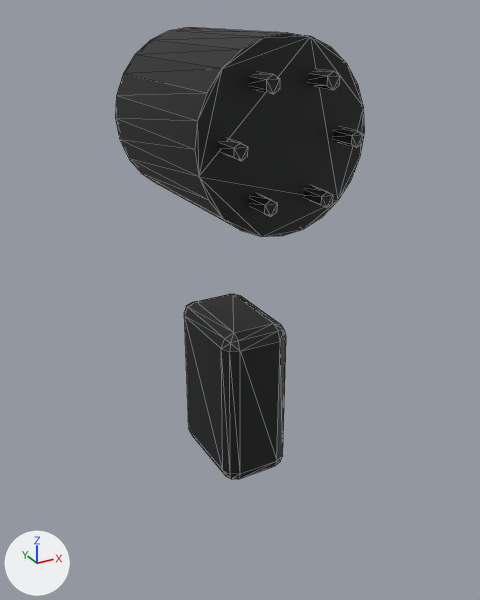
One commit to the COLLADA model src/raptor_description/meshes/raptor/right_shin_link__graphite.dae: the scene before it, then after it.
Camera for both pictures: a 50 mm camera at (-0.172, -0.32, 0.057) aimed at (0.005, 0.002, -0.104). Lighting does not change. The marker at lower left points along +X, +Y and +Z. The first picture is the older version. Mesh edges are drawn as thin lines.

In view in the first picture: 'mesh0-node', 'mesh13-node' and 6 more.
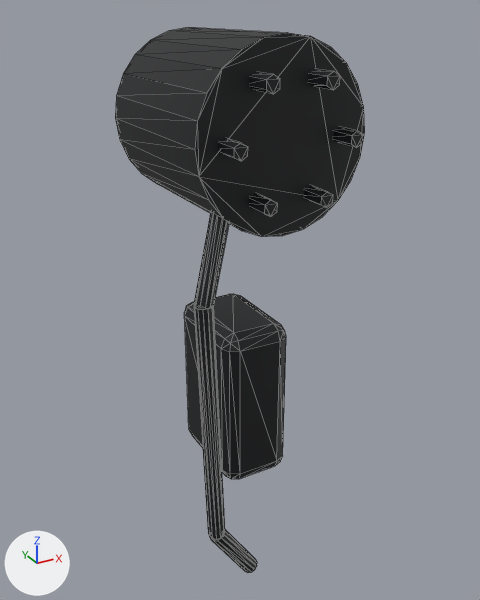
Patch to the scene script:
```diff
--- a/src/raptor_description/meshes/raptor/right_shin_link__graphite.dae.py
+++ b/src/raptor_description/meshes/raptor/right_shin_link__graphite.dae.py
@@ me_mesh16_node @@
+me_mesh16_node.from_pydata(...)  # 24 vertices, 44 faces; spans x -0.0392..-0.0058, y -0.048..-0.035, z -0.2727..-0.2273
+me_mesh16_node.materials.append(mat_graphite)  # black #111316
@@ me_mesh15_node @@
+me_mesh15_node.from_pydata(...)  # 24 vertices, 44 faces; spans x -0.045..-0.03, y -0.048..-0.038, z -0.23..-0.08
+me_mesh15_node.materials.append(mat_graphite)  # black #111316
@@ me_mesh14_node @@
+me_mesh14_node.from_pydata(...)  # 24 vertices, 44 faces; spans x -0.0447..-0.0213, y -0.0479..-0.0351, z -0.0813..-0.0237
+me_mesh14_node.materials.append(mat_graphite)  # black #111316
@@ ob_mesh16_node @@
+ob_mesh16_node = bpy.data.objects.new('mesh16-node', me_mesh16_node)
+ob_mesh16_node.location = (0.0, 0.0, 0.0)
@@ ob_mesh15_node @@
+ob_mesh15_node = bpy.data.objects.new('mesh15-node', me_mesh15_node)
+ob_mesh15_node.location = (0.0, 0.0, 0.0)
@@ ob_mesh14_node @@
+ob_mesh14_node = bpy.data.objects.new('mesh14-node', me_mesh14_node)
+ob_mesh14_node.location = (0.0, 0.0, 0.0)
```

Location of each change, (x1, y1, x2, y2) in pixels of the pictures (480 x 600 px):
'mesh15-node', added
    after: (194, 305, 225, 539)
'mesh14-node', added
    after: (194, 212, 229, 308)
'mesh16-node', added
    after: (209, 530, 257, 573)
